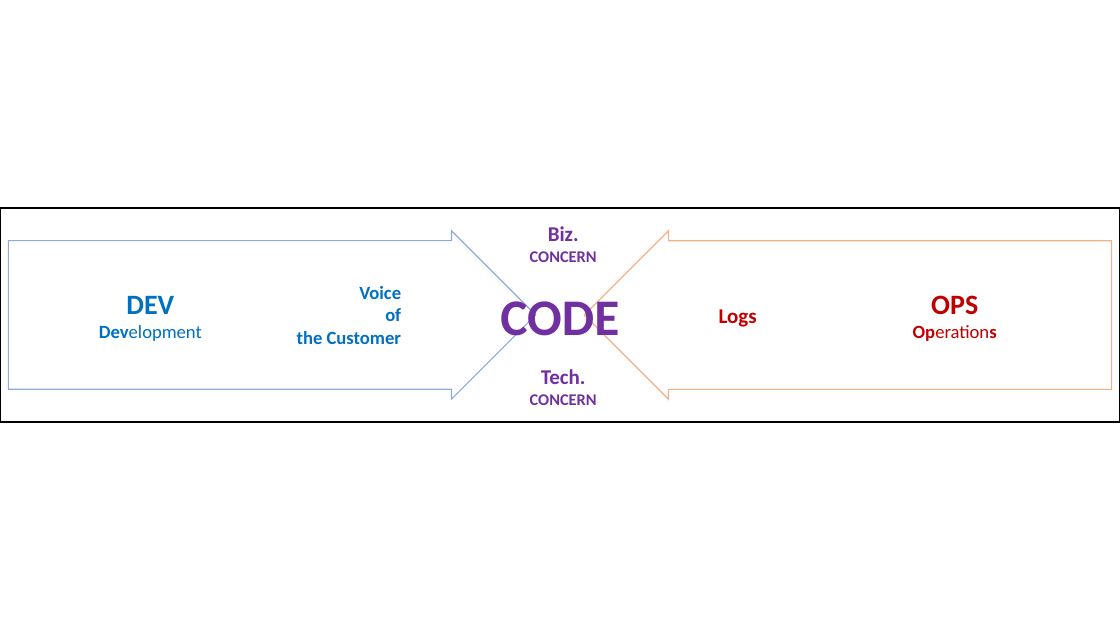
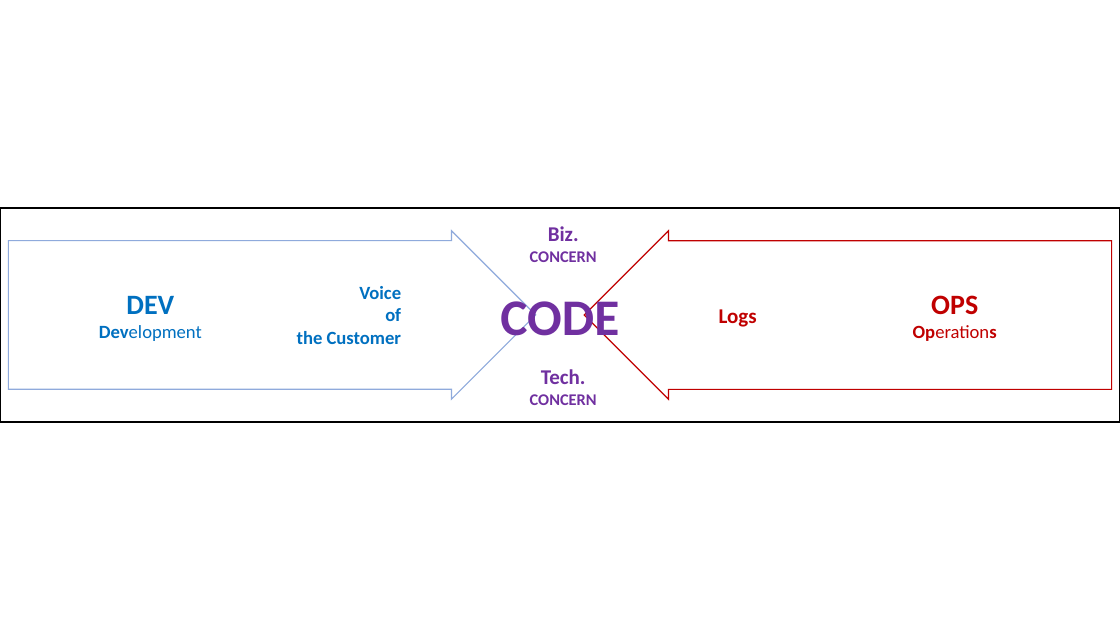
Before and after one commit to hhko/beyondcode, a slide deck: slide 9 of README.pptx. Drawn at 1120x630 pixels with LibreOffice and Linux fonts; fonts in the diff are those of the drawing. Boxes give left, top, right and bottom in pixels: in the first picture for what was removed or moved away, otherwise in the second. Text is boxed around its words. In the diff, an @@ line names an element or a change of style, - is before the commit and + after.

```diff
--- a/README.pptx
+++ b/README.pptx
@@ right arrow at (585, 231, 1112, 400): outline #F4B183 1 pt to #C00000 1 pt @@
```
Also in this commit, not shown: 1 slide added, 1 other file.
